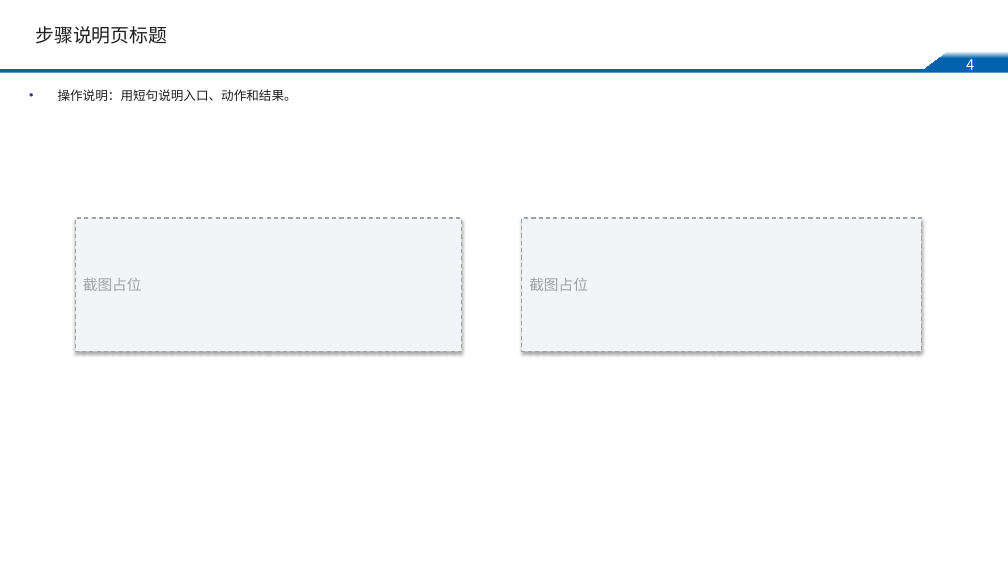
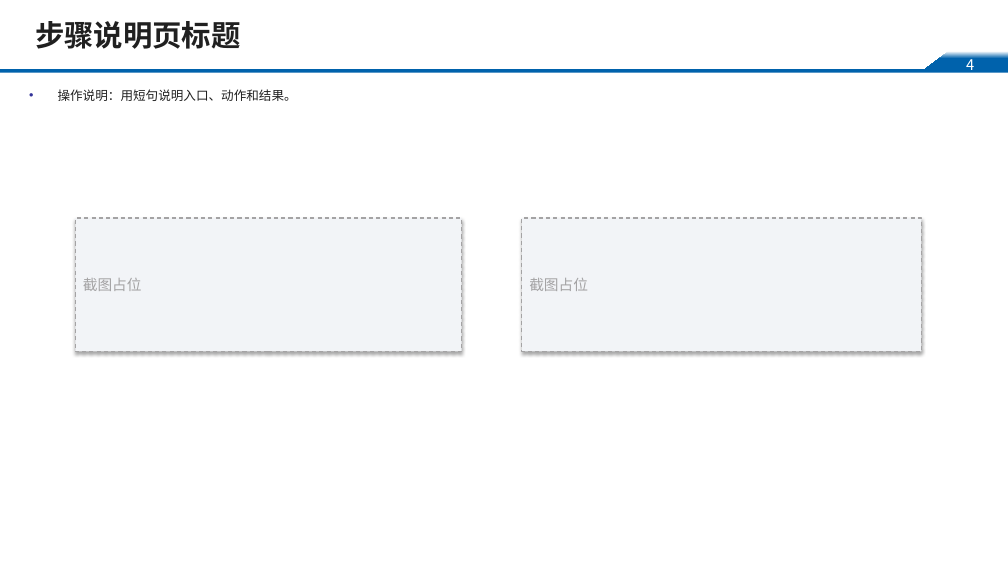
Before and after one commit to glm1024/idtpptx, a slide deck: slide 5 of assets/templates/inspur-pragmatic-template-v1.pptx. Drawn at 1008x567 pixels with LibreOffice and Linux fonts; fonts in the diff are those of the drawing; background and template pictures are left out. Boxes give left, top, right and bottom in pixels: in the first picture for what was removed or moved away, otherwise in the second. Text is boxed around its words. In the diff, an @@ line names an element or a change of style, - is before the commit and + after.

Commit message:
fix: clean ppt title placeholders

```diff
--- a/assets/templates/inspur-pragmatic-template-v1.pptx
+++ b/assets/templates/inspur-pragmatic-template-v1.pptx
@@ title "步骤说明页标题" at <box>35,21,241,49</box>: size 18 to 28 pt, bold on @@
```
Also in this commit, not shown: 6 other slides changed, 11 other files.
